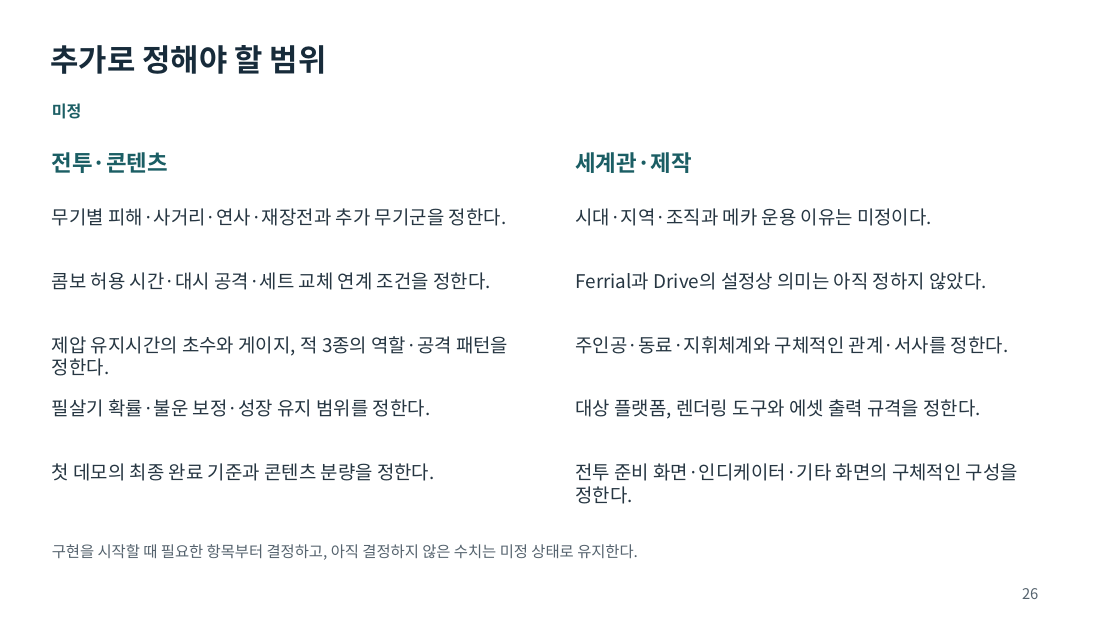
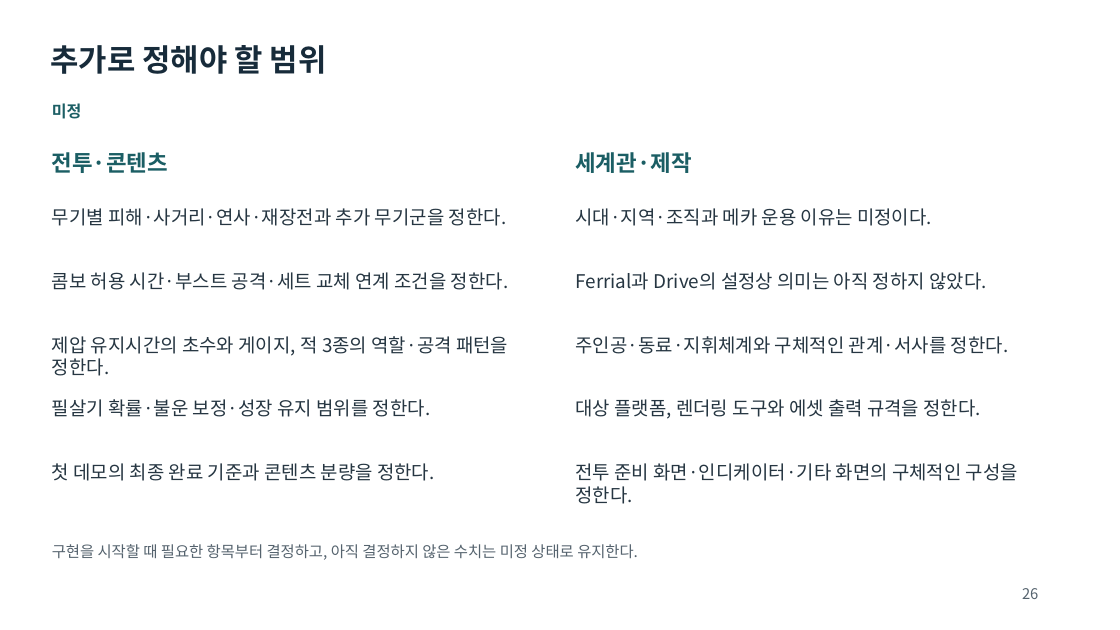
Before and after one commit to rachimel/FerrialDrive, a slide deck: slide 26 of docs/presentation/기획서.pptx. Drawn at 1120x630 pixels with LibreOffice and Linux fonts; fonts in the diff are those of the drawing. Boxes give left, top, right and bottom in pixels: in the first picture for what was removed or moved away, otherwise in the second. Text is boxed around its words. In the diff, an @@ line names an element or a change of style, - is before the commit and + after.

```diff
--- a/docs/presentation/기획서.pptx
+++ b/docs/presentation/기획서.pptx
@@ text at [52,272,509,290]: text changed @@
-콤보 허용 시간·대시 공격·세트 교체 연계 조건을 정한다.
+콤보 허용 시간·부스트 공격·세트 교체 연계 조건을 정한다.
```
Also in this commit, not shown: 4 other slides changed, 41 other files.
